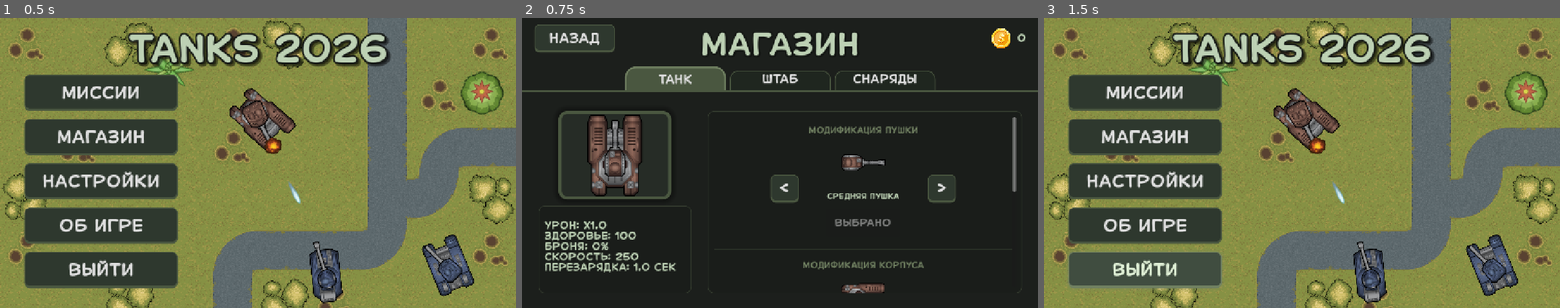
Above: before the commit, frames 1-3 (left to right).
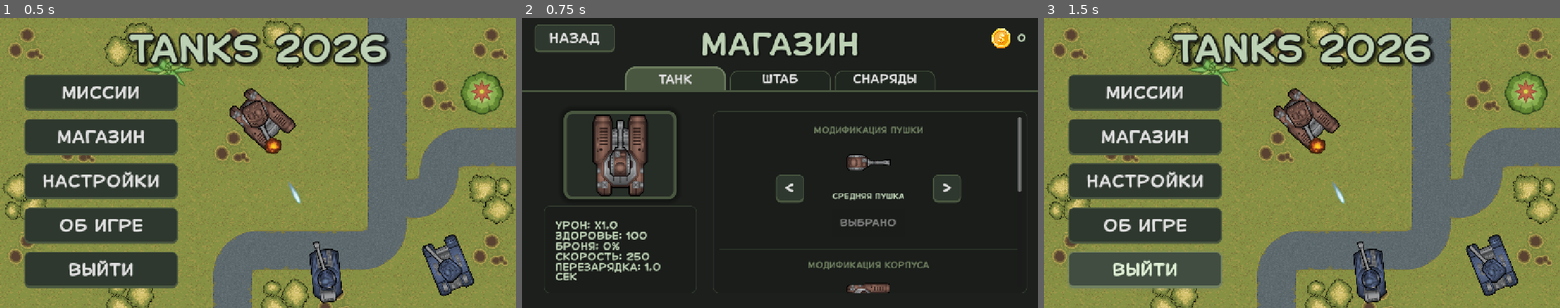
Above: after the commit, the same moments.

Repository: top-it-090304/Selyavi
Game: Godot game, scene res://scenes/MenuScenes/Menu.tscn
Two runs of this game, one before a commit and one after it. Both use one fixed random seed, a clock stepped at 60 frames per second and the inputs below. Sound files missing from this copy of the repository are replaced by a short silence.
Inputs:
- Up to frame 1 (0.5 s): no input
- Up to frame 2 (0.75 s): click "МАГАЗИН" at 0.5 s
- Up to frame 3 (1.5 s): click "Назад" at 1.25 s

Frame 1 is identical in both runs. In frame 2, 7.5% of the frame differs, in the area x 3-98%, y 32-95%; in frame 3, nothing differs.

Commit message:
redesign shop bullets

Diff:
--- a/scenes/MenuScenes/Shop.tscn
+++ b/scenes/MenuScenes/Shop.tscn
@@ -280,7 +280,7 @@
 [node name="Content" type="HBoxContainer" parent="."]
 layout_mode = 1
 anchors_preset = -1
-anchor_left = 0.05
+anchor_left = 0.07
 anchor_top = 0.32
 anchor_right = 0.95
 anchor_bottom = 0.95
@@ -346,6 +346,8 @@
 [node name="MarginContainer" type="MarginContainer" parent="Content/LeftView/StatsScroll"]
 layout_mode = 2
 size_flags_horizontal = 3
+theme_override_constants/margin_left = 14
+theme_override_constants/margin_right = 10
 theme_override_constants/margin_top = 25
 
 [node name="StatsContainer" type="VBoxContainer" parent="Content/LeftView/StatsScroll/MarginContainer"]
--- a/scripts/MenuScripts/Shop.gd
+++ b/scripts/MenuScripts/Shop.gd
@@ -44,6 +44,11 @@
 @onready var tank_tab_btn = find_child("TankTab", true)
 @onready var base_tab_btn = find_child("BaseTab", true)
 @onready var ammo_tab_btn = find_child("AmmoTab", true)
+@onready var tank_frame = find_child("TankFrame", true)
+
+## Слоты снарядов слева (вместо превью танка на вкладке «Снаряды»)
+var _ammo_left_slots_root: VBoxContainer = null
+var _ammo_left_margin: MarginContainer = null
 
 @onready var color_fill = find_child("Fill", true)
 
@@ -187,6 +192,24 @@
 
 	var selectors_root = find_child("Selectors", true) as VBoxContainer
 	if selectors_root and ammo_selectors == null:
+		var left_view = find_child("LeftView", true) as VBoxContainer
+		if left_view and _ammo_left_slots_root == null:
+			_ammo_left_margin = MarginContainer.new()
+			_ammo_left_margin.name = "AmmoLoadoutMargin"
+			_ammo_left_margin.visible = false
+			_ammo_left_margin.add_theme_constant_override("margin_left", 18)
+			_ammo_left_margin.add_theme_constant_override("margin_right", 12)
+			_ammo_left_margin.add_theme_constant_override("margin_top", 4)
+			_ammo_left_margin.size_flags_horizontal = Control.SIZE_EXPAND_FILL
+			left_view.add_child(_ammo_left_margin)
+			left_view.move_child(_ammo_left_margin, 0)
+
+			_ammo_left_slots_root = VBoxContainer.new()
+			_ammo_left_slots_root.name = "AmmoLoadoutPanel"
+			_ammo_left_slots_root.add_theme_constant_override("separation", 12)
+			_ammo_left_slots_root.size_flags_horizontal = Control.SIZE_EXPAND_FILL
+			_ammo_left_margin.add_child(_ammo_left_slots_root)
+
 		var ammo_group = VBoxContainer.new()
 		ammo_group.name = "AmmoSelectors"
 		ammo_group.visible = false
@@ -269,30 +292,36 @@
 		_ammo_desc_label.autowrap_mode = TextServer.AUTOWRAP_WORD_SMART
 		desc_panel.add_child(_ammo_desc_label)
 
-		# ── Три слота ─────────────────────────────────────────────────────
+		# ── Три слота: слева в LeftView (вместо картинки танка на вкладке «Снаряды») ──
 		var slots_cat = Label.new()
 		slots_cat.text = "СНАРЯЖЕНИЕ В БОЮ"
 		slots_cat.horizontal_alignment = HORIZONTAL_ALIGNMENT_CENTER
 		slots_cat.label_settings = load("res://scenes/MenuScenes/Shop.tscn::LabelSettings_cat")
-		ammo_group.add_child(slots_cat)
+		if _ammo_left_slots_root != null:
+			_ammo_left_slots_root.add_child(slots_cat)
+		else:
+			ammo_group.add_child(slots_cat)
 
 		var slots_row = HBoxContainer.new()
 		slots_row.alignment = BoxContainer.ALIGNMENT_CENTER
-		slots_row.add_theme_constant_override("separation", 24)
-		ammo_group.add_child(slots_row)
+		slots_row.add_theme_constant_override("separation", 8)
+		if _ammo_left_slots_root != null:
+			_ammo_left_slots_root.add_child(slots_row)
+		else:
+			ammo_group.add_child(slots_row)
 
 		_slot_panels.clear(); _slot_icons.clear()
 		_slot_names.clear();  _slot_equip_btns.clear()
 
 		for si in range(3):
 			var slot_vbox = VBoxContainer.new()
-			slot_vbox.custom_minimum_size = Vector2(160, 0)
-			slot_vbox.add_theme_constant_override("separation", 6)
+			slot_vbox.custom_minimum_size = Vector2(108, 0)
+			slot_vbox.add_theme_constant_override("separation", 4)
 			slots_row.add_child(slot_vbox)
 
-			# Рамка + иконка
+			# Рамка + иконка (уже по ширине влезает в LeftView с отступами)
 			var slot_panel = Panel.new()
-			slot_panel.custom_minimum_size = Vector2(110, 110)
+			slot_panel.custom_minimum_size = Vector2(96, 96)
 			slot_panel.size_flags_horizontal = Control.SIZE_SHRINK_CENTER
 			var sst = StyleBoxFlat.new()
 			sst.bg_color = Color(0.07, 0.09, 0.07, 0.9)
@@ -317,7 +346,7 @@
 			slot_num.text = "СЛОТ " + str(si + 1)
 			slot_num.add_theme_color_override("font_color", Color(0.44, 0.50, 0.38, 1))
 			slot_num.add_theme_font_override("font", load(SHOP_FONT_PATH))
-			slot_num.add_theme_font_size_override("font_size", 15)
+			slot_num.add_theme_font_size_override("font_size", 13)
 			slot_num.horizontal_alignment = HORIZONTAL_ALIGNMENT_CENTER
 			slot_vbox.add_child(slot_num)
 
@@ -325,7 +354,7 @@
 			var slot_name_lbl = Label.new()
 			slot_name_lbl.add_theme_color_override("font_color", Color(0.85, 0.92, 0.78, 1))
 			slot_name_lbl.add_theme_font_override("font", load(SHOP_FONT_PATH))
-			slot_name_lbl.add_theme_font_size_override("font_size", 18)
+			slot_name_lbl.add_theme_font_size_override("font_size", 15)
 			slot_name_lbl.horizontal_alignment = HORIZONTAL_ALIGNMENT_CENTER
 			slot_name_lbl.autowrap_mode = TextServer.AUTOWRAP_WORD_SMART
 			slot_vbox.add_child(slot_name_lbl)
@@ -334,7 +363,7 @@
 			# Кнопка назначить
 			var equip_slot_btn = _create_buy_button()
 			equip_slot_btn.text = "В СЛОТ"
-			equip_slot_btn.custom_minimum_size = Vector2(140, 55)
+			equip_slot_btn.custom_minimum_size = Vector2(104, 48)
 			var _si = si
 			equip_slot_btn.pressed.connect(func(): _on_equip_to_slot(_si))
 			slot_vbox.add_child(equip_slot_btn)
@@ -526,6 +555,8 @@
 		tank_tab_btn.add_theme_stylebox_override("normal", active_style)
 		base_tab_btn.add_theme_stylebox_override("normal", inactive_style)
 		if ammo_tab_btn: ammo_tab_btn.add_theme_stylebox_override("normal", inactive_style)
+		if tank_frame: tank_frame.visible = true
+		if _ammo_left_margin: _ammo_left_margin.visible = false
 		tank_preview_body.visible = true
 		tank_preview_gun.visible = true
 		base_preview.visible = false
@@ -538,9 +569,8 @@
 		tank_tab_btn.add_theme_stylebox_override("normal", inactive_style)
 		base_tab_btn.add_theme_stylebox_override("normal", inactive_style)
 		if ammo_tab_btn: ammo_tab_btn.add_theme_stylebox_override("normal", active_style)
-		tank_preview_body.visible = true
-		tank_preview_gun.visible = true
-		base_preview.visible = false
+		if tank_frame: tank_frame.visible = false
+		if _ammo_left_margin: _ammo_left_margin.visible = true
 		tank_stats.visible = true
 		base_stats.visible = false
 		tank_selectors.visible = false
@@ -550,6 +580,8 @@
 		tank_tab_btn.add_theme_stylebox_override("normal", inactive_style)
 		base_tab_btn.add_theme_stylebox_override("normal", active_style)
 		if ammo_tab_btn: ammo_tab_btn.add_theme_stylebox_override("normal", inactive_style)
+		if tank_frame: tank_frame.visible = true
+		if _ammo_left_margin: _ammo_left_margin.visible = false
 		tank_preview_body.visible = false
 		tank_preview_gun.visible = false
 		base_preview.visible = true
